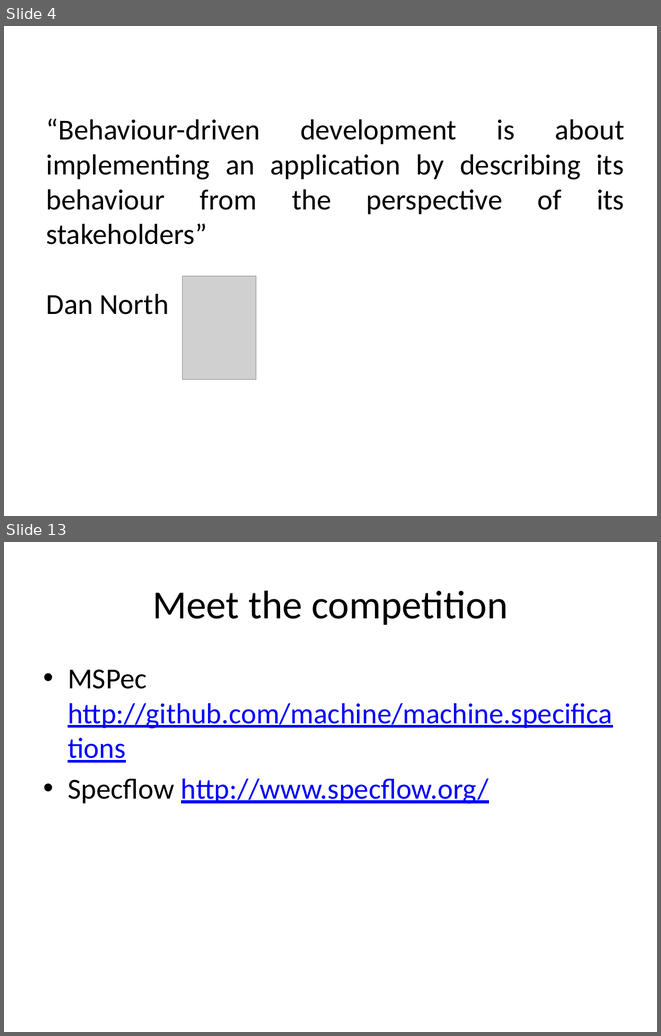
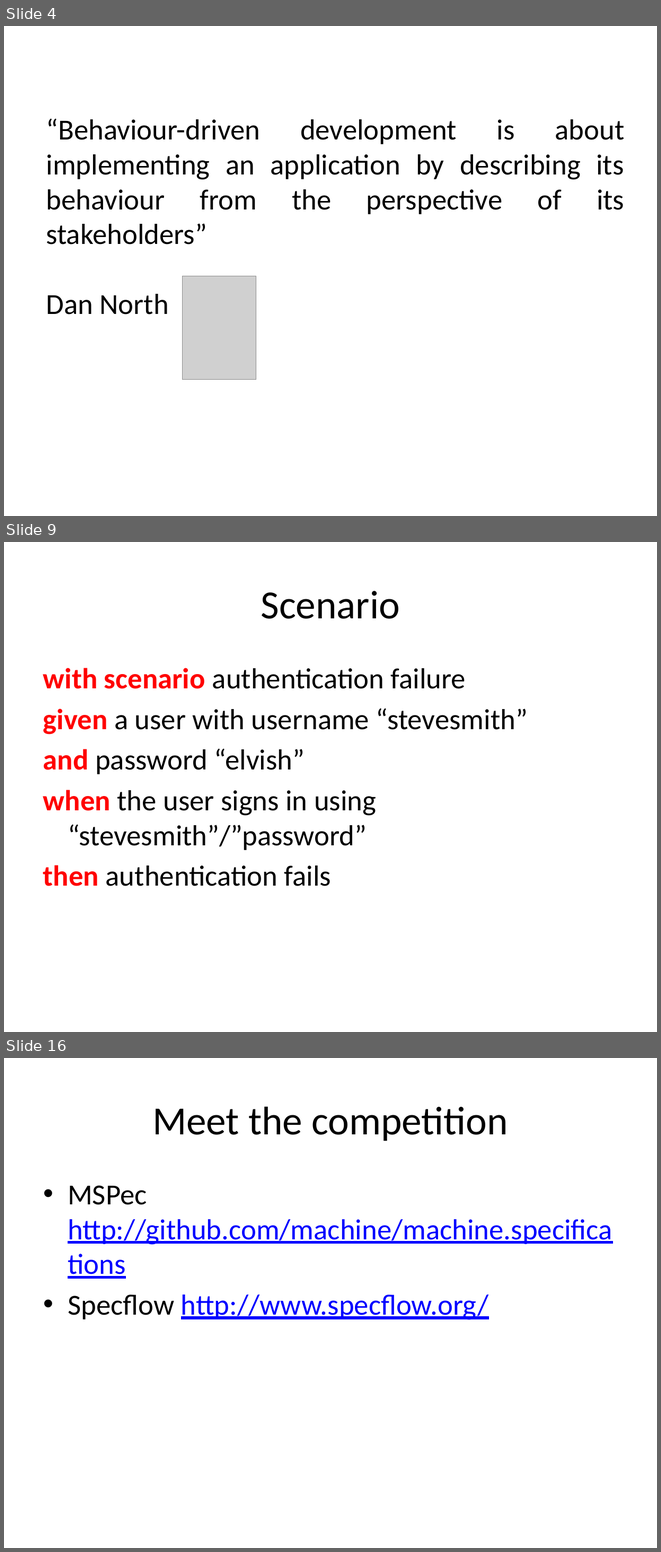
Before and after one commit to liammclennan/Liam-s-Presentations, a slide deck: storyq/Behaviour-Driven Development.pptx. Shown one above the other, each under a label of ours: slides 4 and 13 before the commit, slides 4, 9 and 16 after it; the slides between them are not shown. The pictures are 661x1036 and 661x1552 pixels, drawn with LibreOffice and Linux fonts; fonts in the diff are those of the drawing; grey boxes stand for pictures. Boxes give left, top, right and bottom in pixels: in the first picture for what was removed or moved away, otherwise in the second. Text is boxed around its words. In the diff, an @@ line names an element or a change of style, - is before the commit and + after.

```diff
--- a/storyq/Behaviour-Driven Development.pptx
+++ b/storyq/Behaviour-Driven Development.pptx
@@ slide 9 added at <box>4,542,657,1032</box>, background #FFFFFF @@
@@ title added at <box>261,591,400,619</box>, 44 pt, text #000000 @@
+Scenario
@@ text added at <box>43,668,528,886</box>, 32 pt, text #000000 @@
+with scenario authentication failure
+given a user with username “stevesmith”
+and password “elvish”
+when the user signs in using “stevesmith”/”password”
+then authentication fails
@@ what was slide 13 is now slide 16 @@
```
Also in this commit, not shown: 4 slides changed, 7 other slides added, 5 slides removed, 17 other files.
